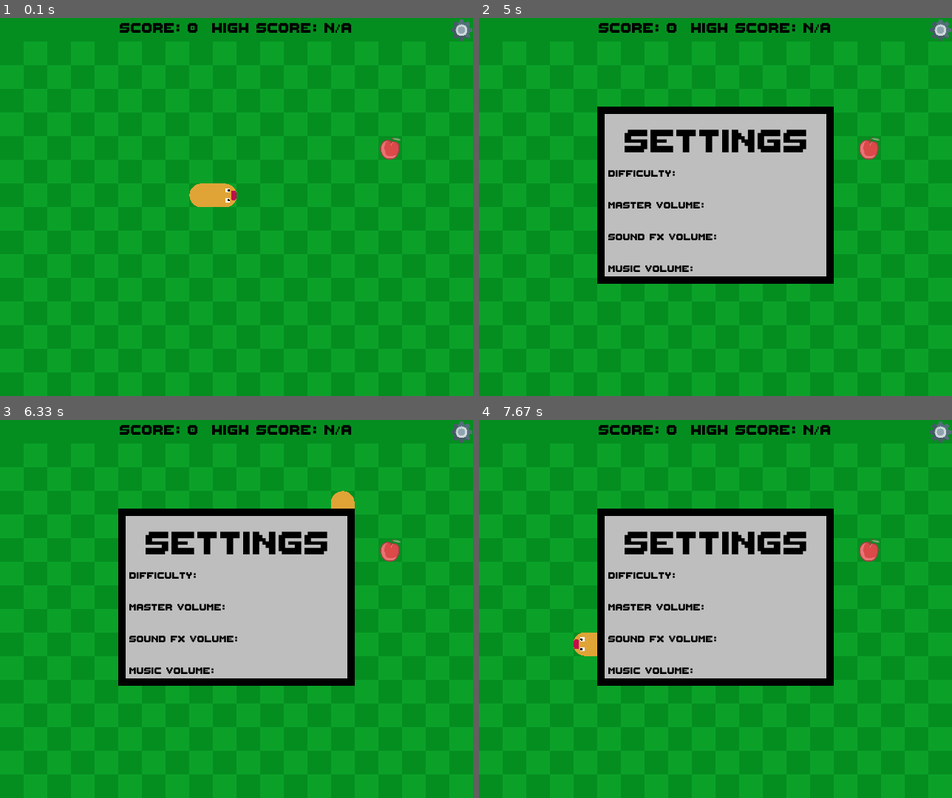
Above: before the commit, frames 1-4 (two rows, left to right).
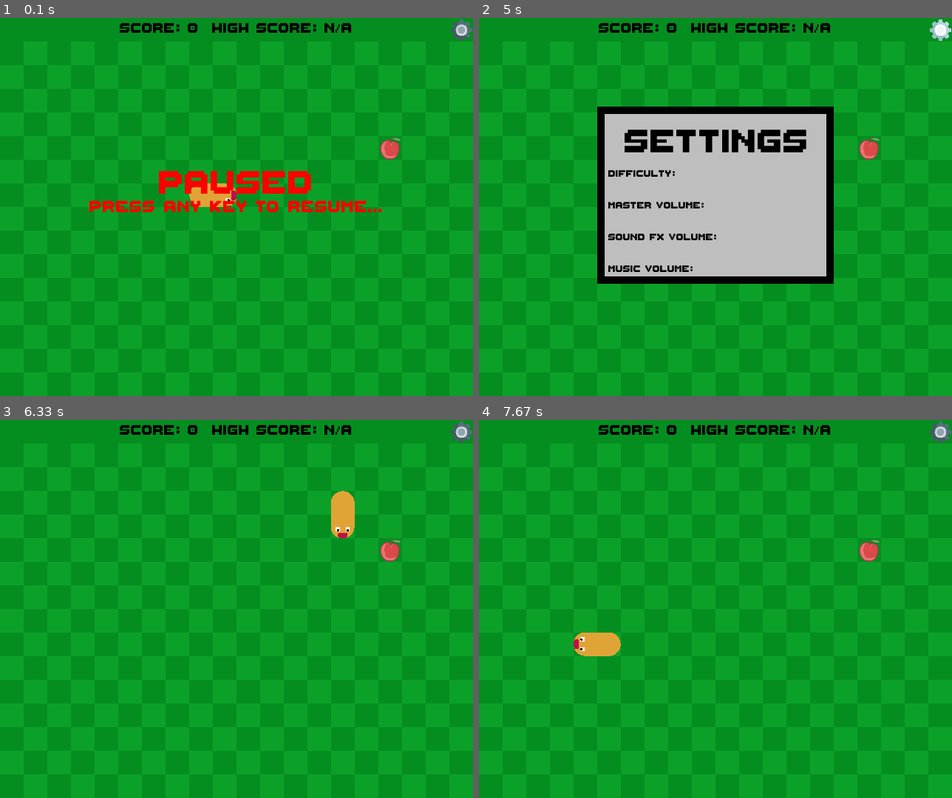
Above: after the commit, the same moments.

Repository: LassePladsen/Pygame-Snake
Game: pygame game, started from snake/main.py
The game is run twice, just before and just after one commit, with the same random seed, the same clock (stepped at 60 frames per second) and the same inputs.
Inputs (mouse positions are in pixels of both pictures, inside the frame that each line leads up to):
- Up to frame 1 (0.1 s): no input
- Up to frame 2 (5 s): hold Right 0.33-0.8 s; click (696, 222) at 0.95 s; hold Up 1.2-1.5 s; hold Right 1.53-2 s; hold Esc 2.6-2.9 s; hold Down 2.6-2.9 s; hold Left 3.27-3.67 s; hold Up 3.7-4.07 s; hold Right 4.1-4.73 s; click (942, 29) at 4.9 s
- Up to frame 3 (6.33 s): hold Esc 5.17-5.53 s; hold Down 5.17-5.53 s; move the mouse to (245, 480) at 5.57 s; click (245, 480) at 5.7 s
- Up to frame 4 (7.67 s): tap Enter at 6.37 s; hold Left 6.77-7.23 s

The runs differ from the first frame. In frame 1, 2.5% of the frame differs, in the area x 18-81%, y 40-52%; in frame 2, 0.2%; in frame 3, 23%; in frame 4, 23%, in the area x 25-75%, y 23-71%.

Commit message:
added a way to close the settings menu after its opened. merged pausing/unpausing logic with opening/closing the settings menu. added lighter image for the hovered settings button.

Diff:
--- a/snake/buttons.py
+++ b/snake/buttons.py
@@ -1,5 +1,4 @@
 # todo:
-# - settings button.
 # - difficulty button on settings menu.
 # - volume bars on settings menu.
 
@@ -18,24 +17,32 @@
                  anchor: str = "center") -> None:
         super().__init__(size=size, pos=pos, anchor=anchor)
         self.type = button_type
+        self.nonhover_image = None
+        self.hover_image = None
+        # noinspection PyTypeChecker
         self.image = None
-        self.hover_image = None
         self.was_hovered = False  # used to check if the button was hovered last frame
 
-
     def is_hovered(self, mouse_pos: tuple[int, int]) -> bool:
-        """Returns True if the mouse is hovering over the button."""
-        res = self.rect.collidepoint(mouse_pos)
-        self.was_hovered = res
-        return res
+        """Boolean return for if the given mouse position is hovering over the button."""
+        return self.rect.collidepoint(mouse_pos)
 
     def hover(self) -> None:
         """Called when the mouse is hovering over the button, brightens the button image."""
-        self.rect = self.hover_image.get_rect(center=self.rect.center)
+        # stop if the button has no hover image or is already hovered
+        if (self.hover_image is None) or self.was_hovered:
+            return
+        self.image = self.hover_image
+        self.rect = self.image.get_rect(center=self.rect.center)
+        self.was_hovered = True
 
     def unhover(self) -> None:
         """Called when the mouse is no longer hovering over the button, resets the button image."""
+        if self.hover_image is None:
+            return
+        self.image = self.nonhover_image
         self.rect = self.image.get_rect(center=self.rect.center)
+        self.was_hovered = False
 
 
 class ImageButton(Button):
@@ -52,17 +59,17 @@
         self.size = size
         self.image_path = image_path
         self.bg_color = bg_color
-
         if bg_color:  # todo?
             raise NotImplementedError("Background color for buttons not yet implemented.")
 
         # normal button
-        self.image = load_image(self.image_path, self.size)
+        self.nonhover_image = load_image(self.image_path, self.size)
+        self.image = self.nonhover_image
         self.rect = self.get_rect(pos, anchor)
 
         # mouse hover button
-        self.hover_image = self.image.convert_alpha()
-        self.hover_image.fill("white", special_flags=pg.BLEND_RGBA_MULT)
+        self.image_hover_path = self.image_path.replace(".png", "_hover.png")
+        self.hover_image = load_image(self.image_hover_path, self.size)
 
 class SettingsButton(ImageButton):
     """Settings button class."""
--- a/snake/snakegame.py
+++ b/snake/snakegame.py
@@ -175,6 +175,9 @@
         self._top_menu = None
         self._initialize_sprites()
 
+        # Show pause screen at start
+        self.pause()
+
     def _initialize_sprites(self):
         """Initializes all game sprites and adds it to the sprite group. Also initializes a new Queue instance."""
         # Snake head and tail:
@@ -336,6 +339,20 @@
                 (self.screen_size[0] // 2, self.screen_size[1] // 2)
         ))
 
+    def _show_settings_menu(self) -> None:
+        """Shows the settings menu."""
+        self._pause = True
+        self._settings_showing = True
+        # noinspection PyTypeChecker
+        self._sprite_group.add(self._settings_menu)
+
+    def _hide_settings_menu(self) -> None:
+        """Hides the settings menu."""
+        self._pause = False
+        self._settings_showing = False
+        # noinspection PyTypeChecker
+        self._sprite_group.remove(self._settings_menu)
+
     def restart(self) -> None:
         """Restarts the game and resets all values except high score."""
         self._game_over = False
@@ -353,7 +370,7 @@
         self._head.direction = direction
 
     def _handle_events(self) -> None:
-        """Handles all pygame events such as quitting, key presses, mouse hovering and clicks."""
+        """Handles all game events such as quitting, key presses, mouse hovering and mouse clicks."""
         events = pg.event.get()
         mouse_pos = pg.mouse.get_pos()
         for event in events:
@@ -368,35 +385,37 @@
 
     def _handle_key_press(self, key: int) -> None:
         """Handles key presses."""
-        if key == pg.K_ESCAPE:  # _pause or resume the game
-            self.unpause() if self._pause else self.pause()
-        elif key in self.DIRECTION_KEYS:
+        if key == pg.K_ESCAPE:  # pause/unpause the game, hide settings menu if its showing
+            if self._settings_showing:
+                self._hide_settings_menu()  # also unpauses the game
+            elif not self._pause:
+                self.pause()
+        elif key in self.DIRECTION_KEYS and not self._settings_showing:
             frames = 1 if self._key_pressed else 0
             self.queue.add(frames, [(self, f"turn('{self.DIRECTION_KEYS[key]}')")])
+            self._key_pressed = True
             if self._pause:
                 self.unpause()
-            self._key_pressed = True
         elif key in self.RESTART_KEYS and self._game_over:
             self.restart()
-        # unpause for any other key press too
-        elif self._pause:
+            return
+        # also unpause the game for ANY key press if the settings menu isnt showing
+        elif self._pause and not self._settings_showing:
             self.unpause()
 
     def _handle_mouse_press(self, mouse_pos: tuple[int, int]) -> None:
         """Handles mouse clicks."""
         for button_type, button in self.buttons.items():
-            if button.is_hovered(mouse_pos):
-                match button_type:
-                    case "settings":
-                        self._pause = True
-                        self._settings_showing = True
-                        # noinspection PyTypeChecker
-                        self._sprite_group.add(self._settings_menu)
-                    case "_":
-                        raise NotImplementedError(f"Button type '{button_type}' is not yet implemented.")
-            elif button.was_hovered:  # was hovered last frame -> unhover the button this frame
-                button.unhover()
-
+            if not button.is_hovered(mouse_pos):
+                continue
+            match button_type:
+                case "settings":
+                    if self._settings_showing:
+                        self._hide_settings_menu()
+                    else:
+                        self._show_settings_menu()
+                case "_":
+                    raise NotImplementedError(f"Button type '{button_type}' is not yet implemented.")
 
     def _handle_mouse_hovering(self, mouse_pos: tuple[int, int]) -> None:
         """Handles mouse hovering."""
@@ -414,17 +433,18 @@
 
     def handle_collision(self) -> None:
         """Checks any collisions between all the sprites and handle the collision logic.
-            Head + (Body or tail)-> Game Over
+            Head + (Body or tail) -> Game Over
             Head + Food -> Grow snake and replace with new food at random position."""
         for i, segment in enumerate(self.snake_segments[1:]):  # check for collision with body or tail
-            if self._head.rect.colliderect(segment.rect):
-                if i == 1:  # should not be possible to turn in towards the second segment
-                    self._head.direction = segment.direction
-                else:
-                    self.game_over()
-                    # remove that body part to stop the head from dissapearing
-                    self._sprite_group.remove(self.snake_segments[i + 1])
-                    return
+            if not self._head.rect.colliderect(segment.rect):
+                continue
+            if i == 1:  # should not be possible to turn in towards the second segment
+                self._head.direction = segment.direction
+            else:
+                self.game_over()
+                # remove that body part to stop the head from dissapearing
+                self._sprite_group.remove(self.snake_segments[i + 1])
+                return
         if self._head.rect.colliderect(self._food.rect):
             self.eat()
 
Binary file added: assets/images/settings_hover.png
Not shown, changed: .gitignore
Not shown, changed: todo.md
